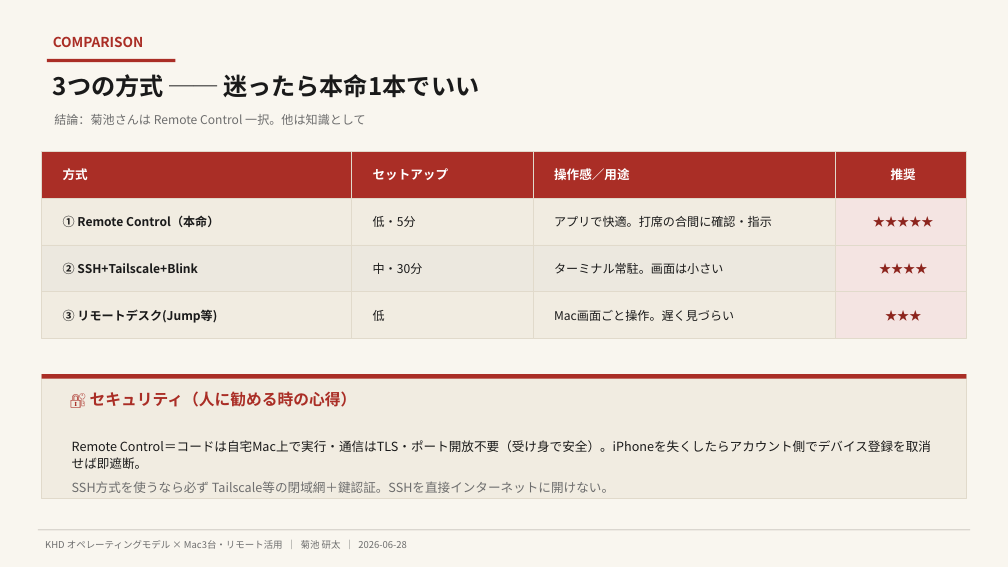
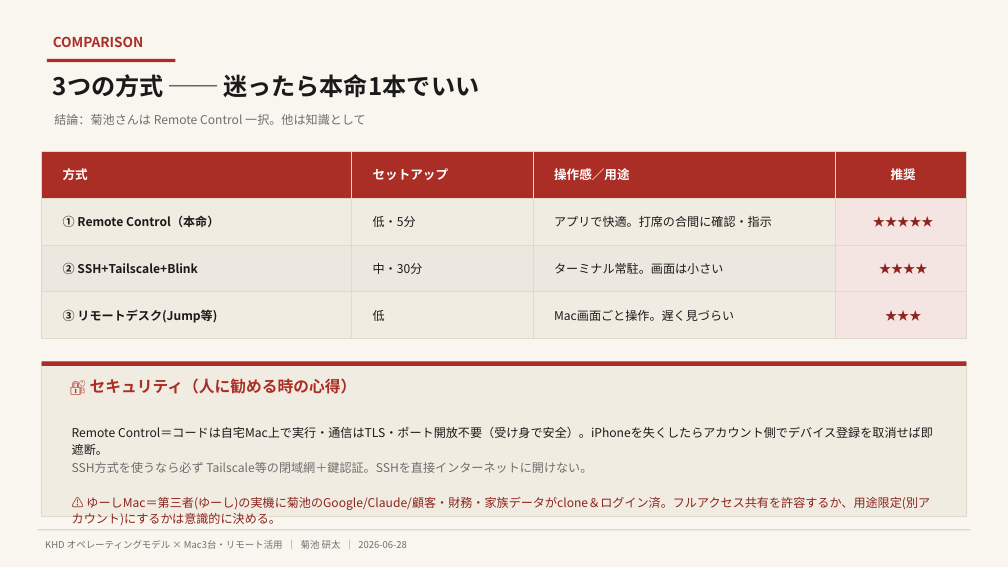
Before and after one commit to ec-seller-oss/khd_workspace, a slide deck: slide 7 of 01_オペモデル_Mac3台リモート活用_260628.pptx (slide 6 before the commit). Drawn at 1008x567 pixels with LibreOffice and Linux fonts; fonts in the diff are those of the drawing. Boxes give left, top, right and bottom in pixels: in the first picture for what was removed or moved away, otherwise in the second. Text is boxed around its words. In the diff, an @@ line names an element or a change of style, - is before the commit and + after.

```diff
--- a/01_オペモデル_Mac3台リモート活用_260628.pptx
+++ b/01_オペモデル_Mac3台リモート活用_260628.pptx
@@ rectangle: place and size @@
-rectangle at box(42, 374, 966, 499)
+rectangle at box(42, 361, 966, 516)
@@ rectangle: place and size @@
-rectangle at box(42, 374, 966, 379)
+rectangle at box(42, 361, 966, 366)
@@ text "🔐 セキュリティ（人に勧める時の心得）": place and size @@
-text "🔐 セキュリティ（人に勧める時の心得）" at box(90, 391, 357, 407)
+text "🔐 セキュリティ（人に勧める時の心得）" at box(90, 378, 357, 394)
@@ text "Remote Control＝コードは自宅Mac上で実行・通信はTLS・ポート開放不要（受け身で安全）。iPhoneを失 ...": place and size @@
-text "Remote Control＝コードは自宅Mac上で実行・通信はTLS・ポート開放不要（受け身で安全）。iPhoneを失 ..." at box(72, 440, 931, 469)
+text "Remote Control＝コードは自宅Mac上で実行・通信はTLS・ポート開放不要（受け身で安全）。iPhoneを失 ..." at box(72, 427, 933, 455)
@@ text "Remote Control＝コードは自宅Mac上で実行・通信はTLS・ポート開放不要（受け身で安全）。iPhoneを失 ..." at box(72, 427, 933, 455): size 12 to 11.5 pt @@
@@ text "SSH方式を使うなら必ず Tailscale等の閉域網＋鍵認証。SSHを直接インターネットに開けない。" at box(72, 462, 592, 473): size 12 to 11.5 pt @@
@@ text "SSH方式を使うなら必ず Tailscale等の閉域網＋鍵認証。SSHを直接インターネットに開けない。": place and size @@
-text "SSH方式を使うなら必ず Tailscale等の閉域網＋鍵認証。SSHを直接インターネットに開けない。" at box(72, 481, 614, 493)
+text "SSH方式を使うなら必ず Tailscale等の閉域網＋鍵認証。SSHを直接インターネットに開けない。" at box(72, 462, 592, 473)
@@ text added at box(72, 497, 930, 525), 11.5 pt, text #8C241D @@
+⚠️ ゆーしMac＝第三者(ゆーし)の実機に菊池のGoogle/Claude/顧客・財務・家族データがclone＆ログイン済。フルアクセス共有を許容するか、用途限定(別アカウント)にするかは意識的に決める。
```
Also in this commit, not shown: 2 other slides changed, 1 slide added, 9 other files.
